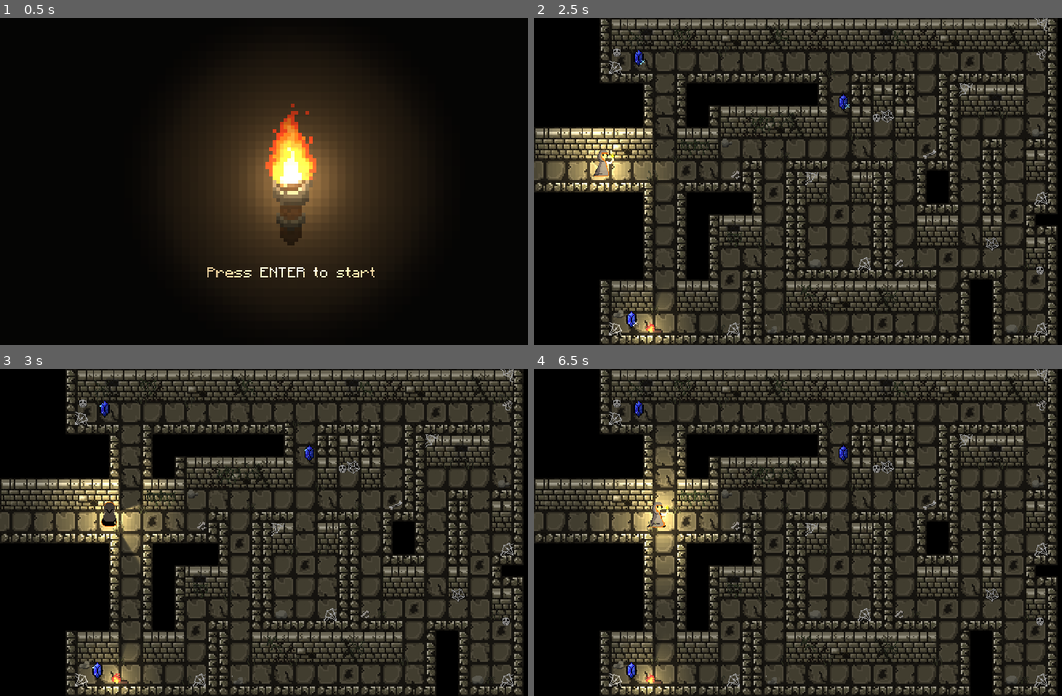
Above: before the commit, frames 1-4 (two rows, left to right).
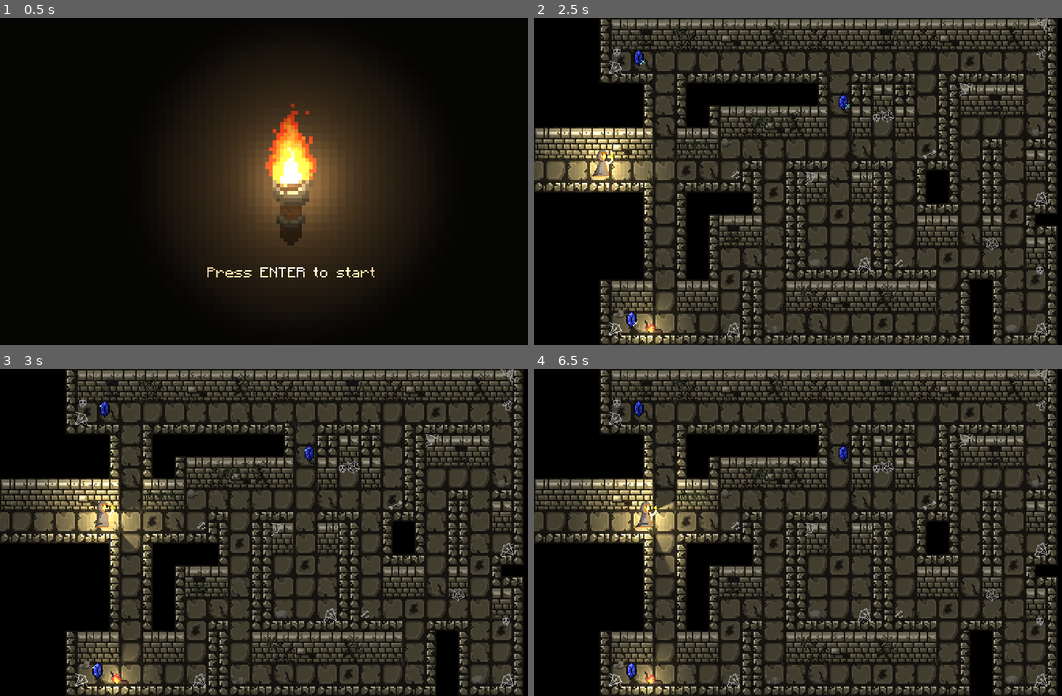
Above: after the commit, the same moments.

Repository: uspgamedev/treinamento-2021-verde
Game: Godot game, scene res://MainMenu.tscn
Two runs of this game, one before a commit and one after it. Both use one fixed random seed, a clock stepped at 60 frames per second and the inputs below.
Inputs:
- Up to frame 1 (0.5 s): no input
- Up to frame 2 (2.5 s): tap Enter (ui_accept) at 0.5, 1.35, 1.52, 1.82 s; hold Right (right) 0.53-1.28 s; hold Enter (ui_accept) 0.53-1.28 s; hold Down (down) 1.28-2.03 s; hold Right (right) from 2.03 s (still down); hold Enter (ui_accept) from 2.03 s (still down)
- Up to frame 3 (3 s): release Right (right) at 2.78 s; release Enter (ui_accept) at 2.78 s; hold Up (up) from 2.78 s (still down); tap Enter (ui_accept) at 2.85 s
- Up to frame 4 (6.5 s): tap Enter (ui_accept) at 3.02, 3.32, 4.35, 4.52, 4.82, 5.85, 6.02, 6.32 s; release Up (up) at 3.53 s; hold Enter (ui_accept) 3.53-4.28 s; hold Left (left) 3.53-5.03 s; hold Down (down) 5.03-5.78 s; hold Enter (ui_accept) 5.03-5.78 s; hold Right (right) from 5.78 s (still down)

Frame 1 is identical in both runs. In frame 2, less than 0.1% of the frame differs, in the area x 11-16%, y 40-49%; in frame 3, 0.6%; in frame 4, 2.4%, in the area x 9-37%, y 23-67%.

Commit message:
Bug da velocidade corrigido

Diff:
--- a/Cenário/MainMenu.gd
+++ b/Cenário/MainMenu.gd
@@ -5,8 +5,9 @@
 	get_node("MarginContainer/Tocha/TextureRect/Sprite/TochaPlayer").play("TochaMenu")
 	get_node("MarginContainer/Tocha/TextureRect2/Light2D/LuzPlayer").play("LuzMainMenu")
 
-func _process(_delta):
-	if Input.is_action_pressed("ui_accept"):
+func _unhandled_input(event):
+	if event.is_action_pressed("ui_accept"):
+		set_process_input(false)
 		get_node("MarginContainer/Fade/FadePlayer").play("Fade")
 		yield(get_tree().create_timer(1.2), "timeout")
 		get_tree().change_scene("res://Fase 1.tscn")
--- a/Cenário/Player (Import)/KinematicBody2D.gd
+++ b/Cenário/Player (Import)/KinematicBody2D.gd
@@ -1,6 +1,6 @@
 extends KinematicBody2D
 
-var speed = 60
+var speed = 50
 var tile_size = 16
 
 var direction = Vector2()
@@ -35,7 +35,7 @@
 		if position.distance_to(last_position) >= tile_size - speed * delta:
 			position = target_position
 
-	#PARADA
+	#PARADO
 	if position == target_position:
 		set_direction()
 		last_position = position
@@ -56,7 +56,7 @@
 		direction = Vector2(0,0)
 
 	if direction != Vector2():
-		$RayCast2D.cast_to = direction * tile_size
+		$RayCast2D.cast_to = direction * int(tile_size / 1.1)
 
 
 func animar():
@@ -65,13 +65,13 @@
 	var animation
 
 	match get_node("RayCast2D").cast_to:
-		Vector2(0,-16):
+		Vector2(0,-14):
 			anim_direc = "C"
-		Vector2(0,16):
+		Vector2(0,14):
 			anim_direc = "B"
-		Vector2(-16,0):
+		Vector2(-14,0):
 			anim_direc = "E"
-		Vector2(16,0):
+		Vector2(14,0):
 			anim_direc = "D"
 
 	if direction != Vector2(0,0):
